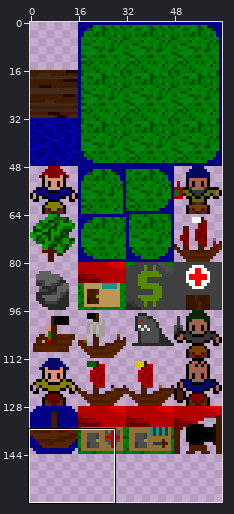
One commit to this sprite sheet: gameNode/webContent/tileset.png. The picture above shows the old version from afar; the outline marks the close-up.
Close-up. As it was:
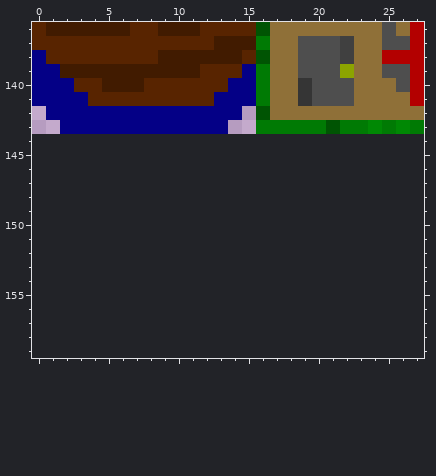
The file is 64x144 pixels. Colours within 5 levels of each other are drawn and written as one. Shown: x 0..27, y 136..159. The old version is drawn lined up with the new one, on the new canvas.
Now the later version:
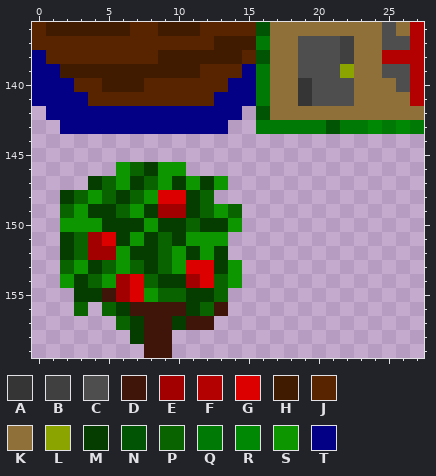
Palette (. is transparent): A #353535  B #404040  C #4e4e4e  D #3f150a  E #a20000  F #b30000  G #dd0000  H #411b00  J #582400  K #8f7038  L #8ca400  M #053c00  N #005403  P #096400  Q #007a04  R #008804  S #0d9600  T #040086
The exact change:
canvas 64x144 -> 64x160
@@ x 0..16 @@
 145 .................
-146 .................
-147 .................
-148 .................
-149 .................
-150 .................
-151 .................
-152 .................
-153 .................
-154 .................
-155 .................
-156 .................
-157 .................
-158 .................
-159 .................
+146 ......SPMSS......
+147 ....MPSMPSMSMS...
+148 ..MPSPMPSGGMP....
+149 ..PSMMPSMEEMPSP..
+150 ..SSSMMMSMMPMMS..
+151 ..MPEGMSMPMSSS...
+152 ..MPEESMMPSMSM...
+153 ..PSMPSPMPSGGMS..
+154 ..SMPSEGPMMEGPS..
+155 ...MMDEGSPPMMP...
+156 ...P.PMDDDDMPD...
+157 ......PMDDMDD....
+158 .......MDD.......
+159 ........DD.......
Changed places in both close-ups, as pixel boxes (x1, y1, x2, y2):
added: (60, 162, 242, 358)
